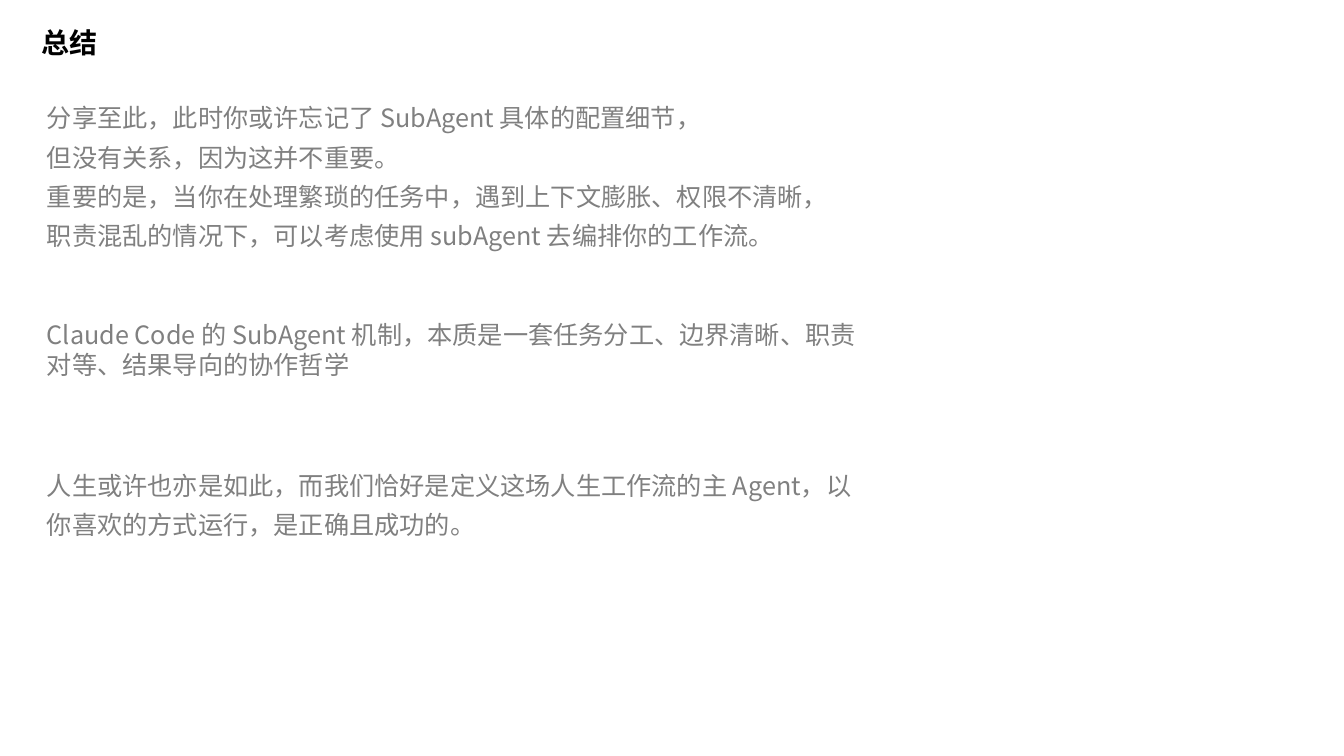
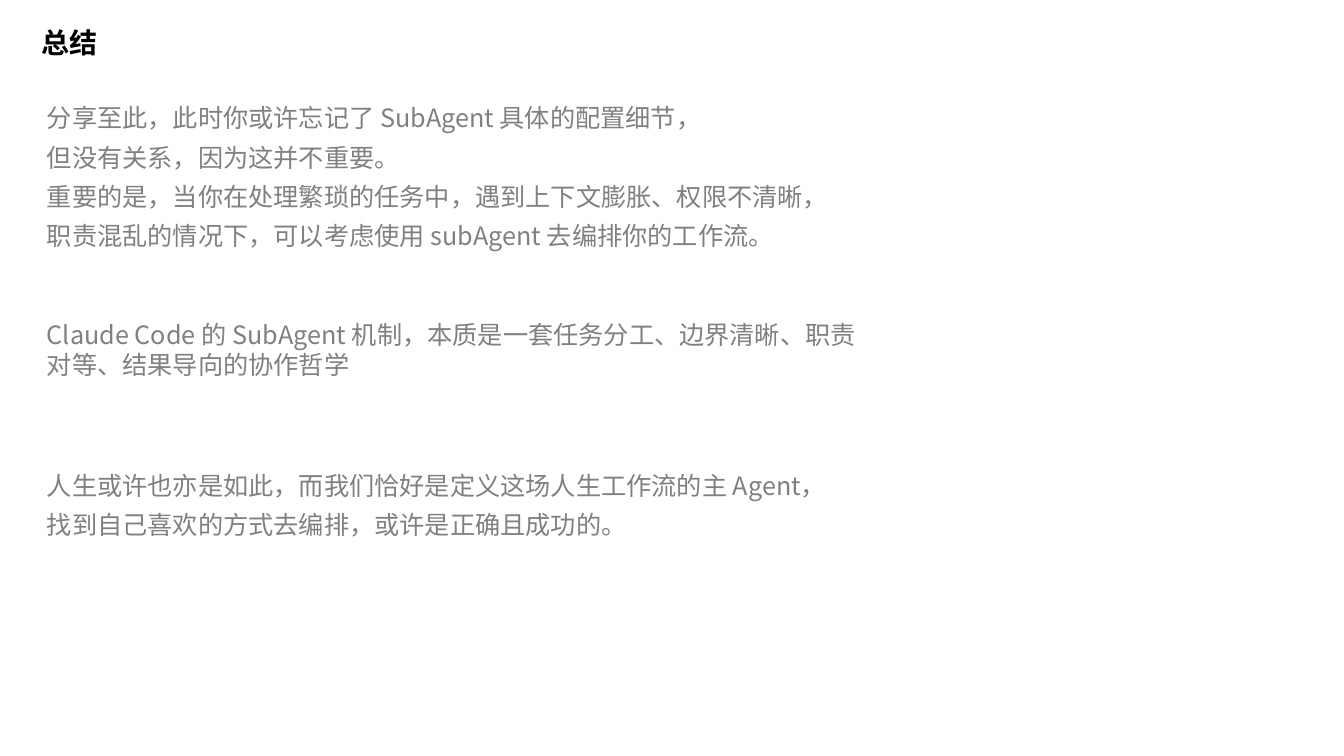
Before and after one commit to enson0131/vitePress-blob, a slide deck: slide 18 of docs/public/assets/ppt/Claude Code 中的 SubAgent.pptx. Drawn at 1344x756 pixels with LibreOffice and Linux fonts; fonts in the diff are those of the drawing; background and template pictures are left out. Boxes give left, top, right and bottom in pixels: in the first picture for what was removed or moved away, otherwise in the second. Text is boxed around its words. In the diff, an @@ line names an element or a change of style, - is before the commit and + after.

Commit message:
docs: 删除临时文件并更新 SubAgent 文档中的 PPT 文件，以确保内容的准确性和一致性

```diff
--- a/docs/public/assets/ppt/Claude Code 中的 SubAgent.pptx
+++ b/docs/public/assets/ppt/Claude Code 中的 SubAgent.pptx
@@ text at box(47, 474, 826, 537): text changed @@
-人生或许也亦是如此，而我们恰好是定义这场人生工作流的主 Agent，以你喜欢的方式运行，是正确且成功的。
+人生或许也亦是如此，而我们恰好是定义这场人生工作流的主 Agent，
+找到自己喜欢的方式去编排，或许是正确且成功的。
```
Also in this commit, not shown: 4 other slides changed, 1 other file.
